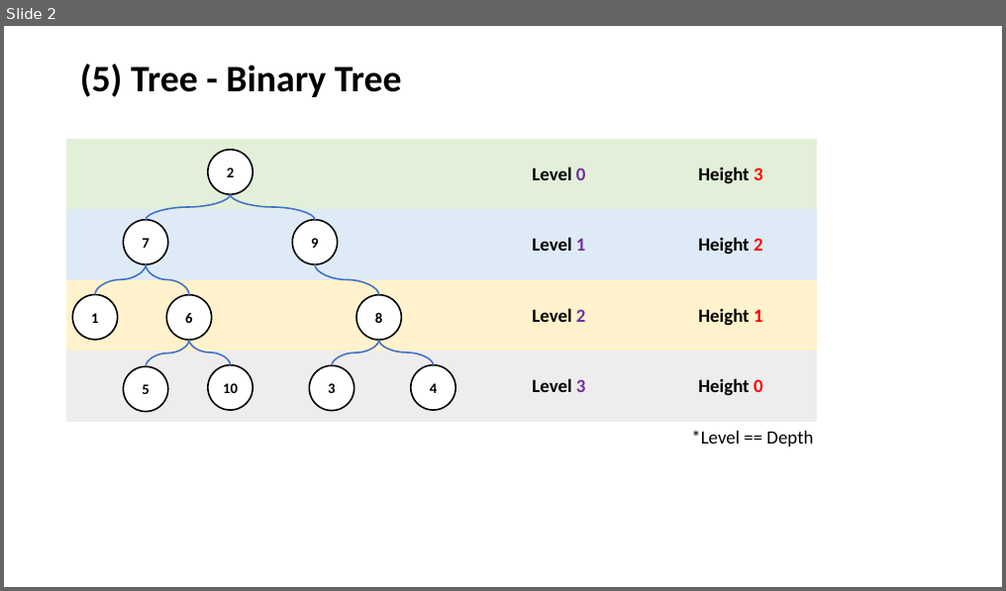
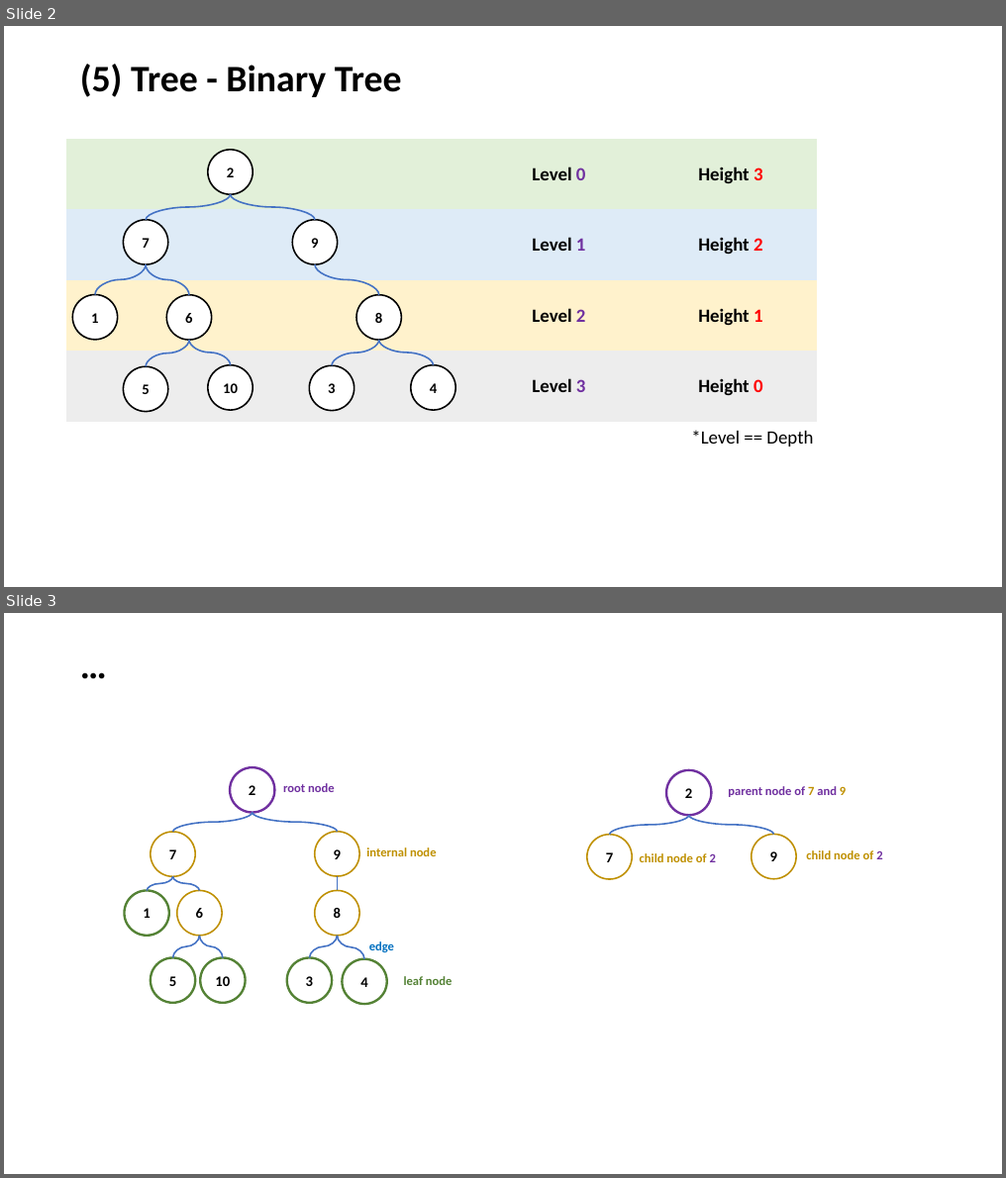
Before and after one commit to MYTE21/DSA.Train, a slide deck: assets/customized_image.pptx. Shown one above the other, each under a label of ours: slide 2 before the commit, slides 2 and 3 after it. The pictures are 1006x591 and 1006x1178 pixels, drawn with LibreOffice and Linux fonts; fonts in the diff are those of the drawing. Boxes give left, top, right and bottom in pixels: in the first picture for what was removed or moved away, otherwise in the second. Text is boxed around its words. In the diff, an @@ line names an element or a change of style, - is before the commit and + after.

```diff
--- a/assets/customized_image.pptx
+++ b/assets/customized_image.pptx
@@ slide 3 added at [4, 613, 1002, 1174], background #FFFFFF @@
@@ title added at [73, 643, 934, 691], 36 pt, text #000000, bold @@
+…
@@ curved line added from (252, 813) to (338, 832), #4472C4 1.5 pt @@
@@ text added at [366, 848, 437, 857], 12 pt, text #BF9000, bold @@
+internal node
@@ text added at [640, 854, 716, 862], 12 pt, text #BF9000, bold @@
+child node of 2
@@ group added at [587, 770, 882, 879]: 3 ellipses, 2 curved lines, 2 texts @@
+2
+9
+7
+parent node of 7 and 9
+child node of 2
@@ group added at [125, 768, 452, 1004]: 10 ellipses, 7 curved lines, 3 texts, 1 line @@
+2
+9
+3
+5
+10
+4
+6
+7
+8
+1
+root node
+leaf node
+edge
```
Also in this commit, not shown: 1 slide removed, 1 other file.
